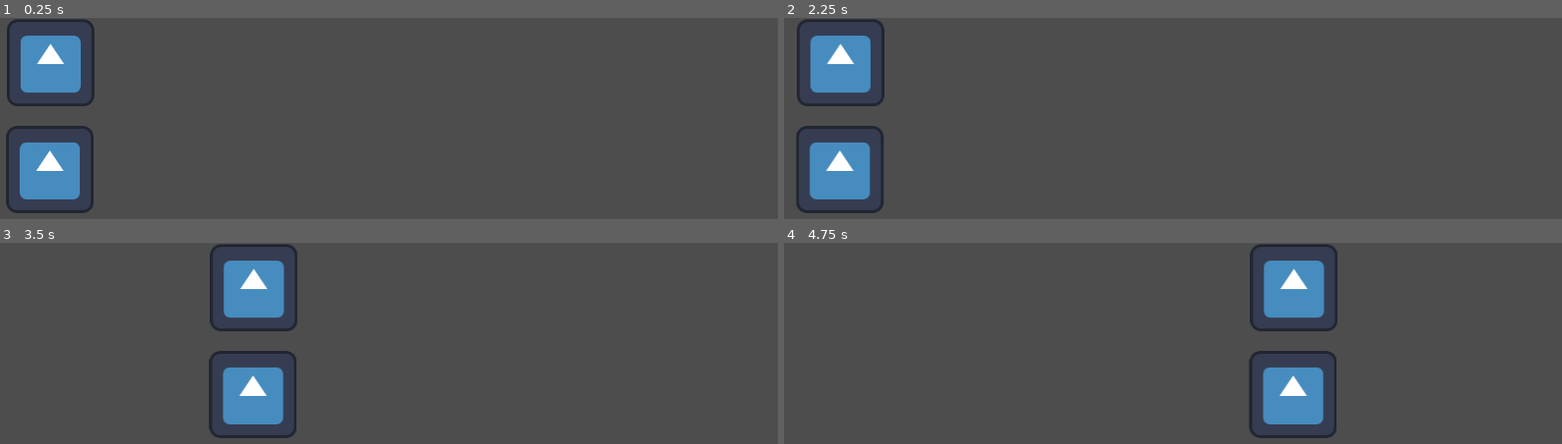
Above: before the commit, frames 1-4 (two rows, left to right).
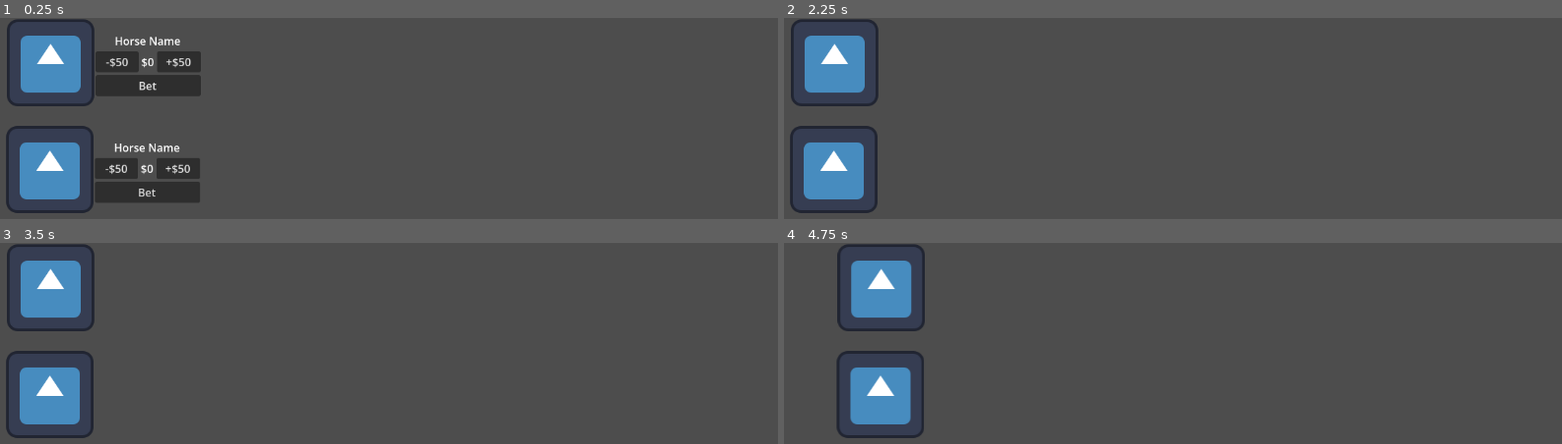
Above: after the commit, the same moments.

Repository: jayvinius/degen-devils
Game: Godot game, scene res://Levels/race_level.tscn
Same seed, same stepped clock (60 frames per second), same inputs: the game is played once before the commit and once after it. The project has no main scene, so this scene is started directly. The engine's default icon, where the game draws it, is replaced by a stand-in: a white triangle on a blue panel in a dark square.
Inputs (mouse positions are in pixels of both pictures, inside the frame that each line leads up to):
- Up to frame 1 (0.25 s): no input
- Up to frame 2 (2.25 s): click (900, 168) at 0.5 s, where only the run after the commit has a clickable "-$50"; click (970, 168) at 1.25 s, where only the run after the commit has a clickable "+$50"; click (931, 192) at 2 s, where only the run after the commit has a clickable "Bet"
- Up to frame 3 (3.5 s): no input
- Up to frame 4 (4.75 s): no input

The runs differ from the first frame. In frame 1, 5.3% of the frame differs, in the area x 12-26%, y 9-92%; in frame 2, 2.6%; in frame 3, 11%; in frame 4, 11%, in the area x 6-72%, y 0-98%.

Commit message:
add betting

Diff:
--- a/Entities/Horses/horse.gd
+++ b/Entities/Horses/horse.gd
@@ -1,7 +1,16 @@
 extends CharacterBody2D
+class_name Horse
 
 @export var acceleration: float = 5
 @export var max_speed: float = 300
+@export var horse_name: String = "Horse":
+	set(v):
+		horse_name = v
+		%HorseNameLabel.text = v
+@export var bet_amount: float = 0.0:
+	set(v):
+		bet_amount = v
+		%BetAmountLabel.text = "$" + str(v)
 
 enum State {
 	IDLE,
@@ -23,13 +32,13 @@
 func _physics_process(delta: float) -> void:
 	match state:
 		State.IDLE:
-			print("idle")
+			pass
 		State.RUNNING:
 			run(delta)
 		State.WIN:
-			print("win")
+			pass
 		State.LOSE:
-			print("lose")
+			pass
 	move_and_slide()
 
 func run(_delta: float) -> void:
@@ -39,3 +48,21 @@
 
 	# if not is_on_floor():
 	# 	velocity += get_gravity() * delta
+
+func _on_lower_bet_pressed() -> void:
+	var player = get_tree().get_first_node_in_group("player")
+	if bet_amount >= 0:
+		bet_amount -= 50
+		player.money += 50
+
+func _on_raise_bet_pressed() -> void:
+	var player = get_tree().get_first_node_in_group("player")
+	if player.money >= 50:
+		bet_amount += 50
+		player.money -= 50
+
+func _on_bet_button_pressed() -> void:
+	EventBus.emit_signal("place_bet", bet_amount)
+
+func hide_ui() -> void:
+	%BetUI.hide()
--- a/Entities/Horses/horse.tscn
+++ b/Entities/Horses/horse.tscn
@@ -15,3 +15,50 @@
 [node name="CollisionShape2D" type="CollisionShape2D" parent="." unique_id=533527904]
 position = Vector2(0.5, 1)
 shape = SubResource("RectangleShape2D_g6tiw")
+
+[node name="BetUI" type="Control" parent="." unique_id=1775019056]
+unique_name_in_owner = true
+layout_mode = 3
+anchors_preset = 0
+offset_left = 66.0
+offset_top = -44.0
+offset_right = 109.0
+offset_bottom = 20.0
+
+[node name="VBoxContainer" type="VBoxContainer" parent="BetUI" unique_id=1471342864]
+layout_mode = 0
+offset_right = 154.0
+offset_bottom = 40.0
+
+[node name="HorseNameLabel" type="Label" parent="BetUI/VBoxContainer" unique_id=696313065]
+unique_name_in_owner = true
+layout_mode = 2
+text = "Horse Name"
+horizontal_alignment = 1
+
+[node name="HBoxContainer" type="HBoxContainer" parent="BetUI/VBoxContainer" unique_id=383547712]
+layout_mode = 2
+alignment = 1
+
+[node name="LowerBet" type="Button" parent="BetUI/VBoxContainer/HBoxContainer" unique_id=1313406483]
+layout_mode = 2
+size_flags_horizontal = 3
+text = "-$50"
+
+[node name="BetAmountLabel" type="Label" parent="BetUI/VBoxContainer/HBoxContainer" unique_id=431881275]
+unique_name_in_owner = true
+layout_mode = 2
+text = "$0"
+
+[node name="RaiseBet" type="Button" parent="BetUI/VBoxContainer/HBoxContainer" unique_id=2062259877]
+layout_mode = 2
+size_flags_horizontal = 3
+text = "+$50"
+
+[node name="BetButton" type="Button" parent="BetUI/VBoxContainer" unique_id=680674668]
+layout_mode = 2
+text = "Bet"
+
+[connection signal="pressed" from="BetUI/VBoxContainer/HBoxContainer/LowerBet" to="." method="_on_lower_bet_pressed"]
+[connection signal="pressed" from="BetUI/VBoxContainer/HBoxContainer/RaiseBet" to="." method="_on_raise_bet_pressed"]
+[connection signal="pressed" from="BetUI/VBoxContainer/BetButton" to="." method="_on_bet_button_pressed"]
--- a/Entities/player.gd
+++ b/Entities/player.gd
@@ -1,12 +1,6 @@
 extends Node
 
-@export var money: float
+@export var money: float = 100
 
-# Called when the node enters the scene tree for the first time.
 func _ready() -> void:
-	pass # Replace with function body.
-
-
-# Called every frame. 'delta' is the elapsed time since the previous frame.
-func _process(delta: float) -> void:
-	pass
+	add_to_group("player")
--- a/Entities/player.tscn
+++ b/Entities/player.tscn
@@ -1,3 +1,6 @@
-[gd_scene format=3 uid="uid://c1b5u3ikjl4f2"]
+[gd_scene format=3 uid="uid://e2c0uodm0jks"]
+
+[ext_resource type="Script" uid="uid://cl0icvqeeb2o7" path="res://Entities/player.gd" id="1_tcnsb"]
 
 [node name="Player" type="Node" unique_id=5565470]
+script = ExtResource("1_tcnsb")
--- a/Globals/event_bus.gd
+++ b/Globals/event_bus.gd
@@ -1,3 +1,5 @@
 extends Node
 
 signal start_race
+
+signal place_bet(amount)
--- a/Levels/race_level.gd
+++ b/Levels/race_level.gd
@@ -1,4 +1,13 @@
 extends Node2D
+
+func _ready() -> void:
+	EventBus.connect("place_bet", bets_placed)
+
+func bets_placed(amount: float) -> void:
+	for horse in %Horses.get_children():
+		horse.hide_ui()
+
+	$Timer.start()
 
 func _on_win_post_body_entered(body: Node2D) -> void:
 	print(body.name)
--- a/Levels/race_level.tscn
+++ b/Levels/race_level.tscn
@@ -2,6 +2,7 @@
 
 [ext_resource type="Script" uid="uid://dkt0p5s8w6i6a" path="res://Levels/race_level.gd" id="1_2li8p"]
 [ext_resource type="PackedScene" uid="uid://b28fs6048njje" path="res://Entities/Horses/horse.tscn" id="1_bfjxd"]
+[ext_resource type="PackedScene" uid="uid://e2c0uodm0jks" path="res://Entities/player.tscn" id="2_b7qor"]
 
 [sub_resource type="RectangleShape2D" id="RectangleShape2D_b7qor"]
 size = Vector2(20, 327)
@@ -9,13 +10,9 @@
 [node name="RaceLevel" type="Node2D" unique_id=918764093]
 script = ExtResource("1_2li8p")
 
+[node name="Player" parent="." unique_id=5565470 instance=ExtResource("2_b7qor")]
+
 [node name="Camera2D" type="Camera2D" parent="." unique_id=928665251]
-
-[node name="Horse" parent="." unique_id=117766856 instance=ExtResource("1_bfjxd")]
-position = Vector2(-490, -101)
-
-[node name="Horse2" parent="." unique_id=1114416760 instance=ExtResource("1_bfjxd")]
-position = Vector2(-489, -258)
 
 [node name="Win post" type="Area2D" parent="." unique_id=12694547]
 position = Vector2(564, -12)
@@ -26,7 +23,15 @@
 
 [node name="Timer" type="Timer" parent="." unique_id=2044125114]
 wait_time = 2.0
-autostart = true
+
+[node name="Horses" type="Node" parent="." unique_id=1764868986]
+unique_name_in_owner = true
+
+[node name="Horse" parent="Horses" unique_id=117766856 instance=ExtResource("1_bfjxd")]
+position = Vector2(-490, -101)
+
+[node name="Horse2" parent="Horses" unique_id=1114416760 instance=ExtResource("1_bfjxd")]
+position = Vector2(-489, -258)
 
 [connection signal="body_entered" from="Win post" to="." method="_on_win_post_body_entered"]
 [connection signal="timeout" from="Timer" to="." method="_on_timer_timeout"]
